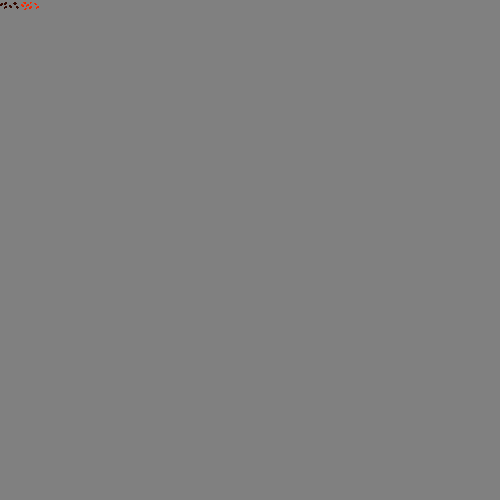
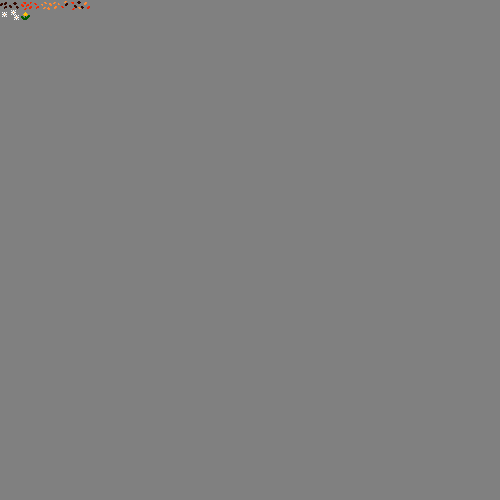
Before/after of a 500×500 layered artwork. What changed in the layer stack:
painted on "Background" over [2, 1, 90, 20]
